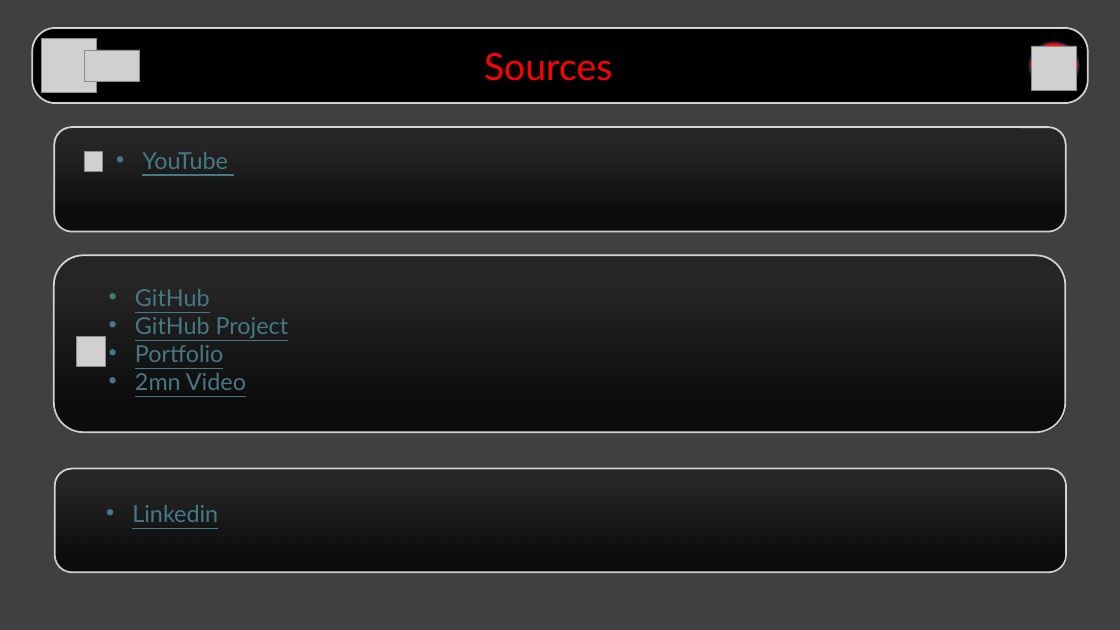
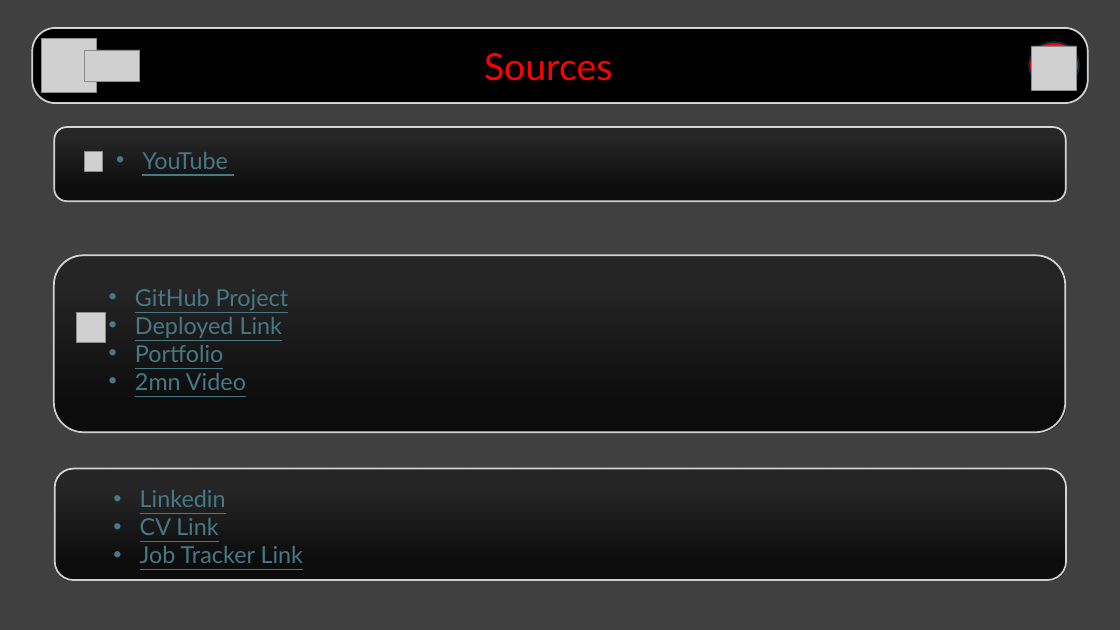
Before and after one commit to Shirel25/Netflix-Dashboard-Analysis, a slide deck: slide 10 of 6_presentation/Presentation/Presentation.pptx. Drawn at 1120x630 pixels with LibreOffice and Linux fonts; fonts in the diff are those of the drawing; grey boxes stand for pictures; background and template pictures are left out. Boxes give left, top, right and bottom in pixels: in the first picture for what was removed or moved away, otherwise in the second. Text is boxed around its words. In the diff, an @@ line names an element or a change of style, - is before the commit and + after.

Commit message:
update

```diff
--- a/6_presentation/Presentation/Presentation.pptx
+++ b/6_presentation/Presentation/Presentation.pptx
@@ rounded rectangle: place and size @@
-rounded rectangle at box(55, 127, 1066, 231)
+rounded rectangle at box(55, 127, 1066, 201)
@@ picture: place and size @@
-picture at box(76, 337, 105, 366)
+picture at box(76, 313, 105, 343)
@@ text at box(135, 317, 282, 338): paragraph added @@
+• Deployed Link
@@ rounded rectangle: place and size @@
-rounded rectangle at box(55, 469, 1066, 573)
+rounded rectangle at box(55, 469, 1066, 581)
@@ text "Linkedin": place and size @@
-text "Linkedin" at box(132, 505, 218, 522)
+text "Linkedin" at box(140, 490, 303, 563)
@@ text at box(140, 518, 303, 563): paragraphs added @@
+• CV Link
+• Job Tracker Link
```
